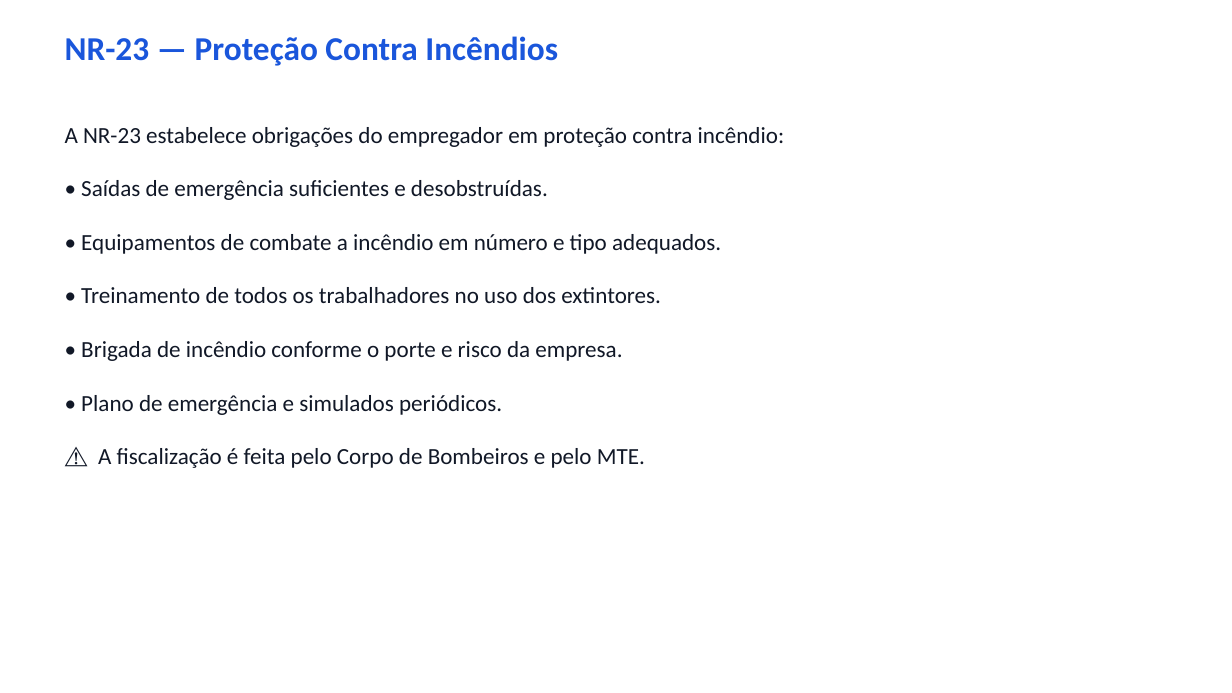
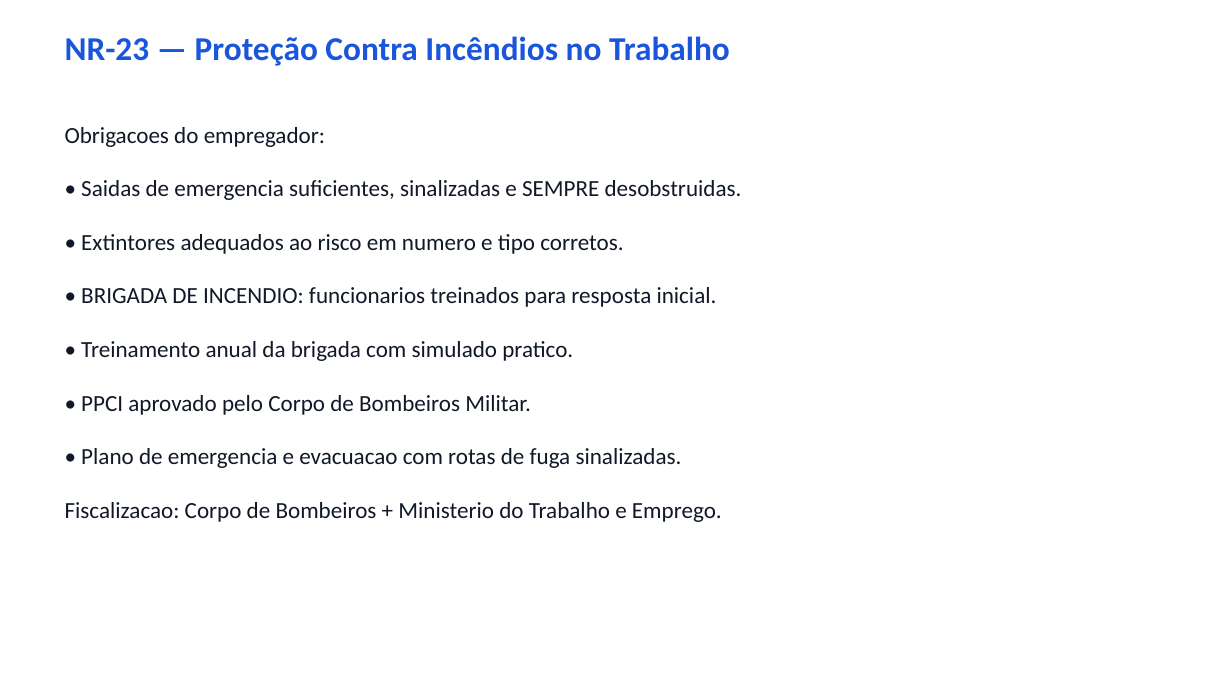
Before and after one commit to sanicolauvix/quiz-nr, a slide deck: slide 9 of 05_Extintores.pptx. Drawn at 1232x693 pixels with LibreOffice and Linux fonts; fonts in the diff are those of the drawing. Boxes give left, top, right and bottom in pixels: in the first picture for what was removed or moved away, otherwise in the second. Text is boxed around its words. In the diff, an @@ line names an element or a change of style, - is before the commit and + after.

```diff
--- a/05_Extintores.pptx
+++ b/05_Extintores.pptx
@@ text at [65, 36, 730, 66]: text changed @@
-NR-23 — Proteção Contra Incêndios
+NR-23 — Proteção Contra Incêndios no Trabalho
@@ text at [65, 127, 325, 147]: text changed @@
-A NR-23 estabelece obrigações do empregador em proteção contra incêndio:
+Obrigacoes do empregador:
@@ text at [81, 180, 742, 200]: text changed @@
-• Saídas de emergência suficientes e desobstruídas.
+• Saidas de emergencia suficientes, sinalizadas e SEMPRE desobstruidas.
@@ text at [81, 234, 623, 254]: text changed @@
-• Equipamentos de combate a incêndio em número e tipo adequados.
+• Extintores adequados ao risco em numero e tipo corretos.
@@ text at [81, 287, 717, 307]: text changed @@
-• Treinamento de todos os trabalhadores no uso dos extintores.
+• BRIGADA DE INCENDIO: funcionarios treinados para resposta inicial.
@@ text at [81, 341, 573, 361]: text changed @@
-• Brigada de incêndio conforme o porte e risco da empresa.
+• Treinamento anual da brigada com simulado pratico.
@@ text at [81, 395, 531, 415]: text changed @@
-• Plano de emergência e simulados periódicos.
+• PPCI aprovado pelo Corpo de Bombeiros Militar.
@@ text at [81, 448, 682, 468]: text changed @@
-⚠️ A fiscalização é feita pelo Corpo de Bombeiros e pelo MTE.
+• Plano de emergencia e evacuacao com rotas de fuga sinalizadas.
@@ text added at [65, 502, 722, 522], 18 pt, text #111827 @@
+Fiscalizacao: Corpo de Bombeiros + Ministerio do Trabalho e Emprego.
```
Also in this commit, not shown: 9 other slides changed, 7 other files.
